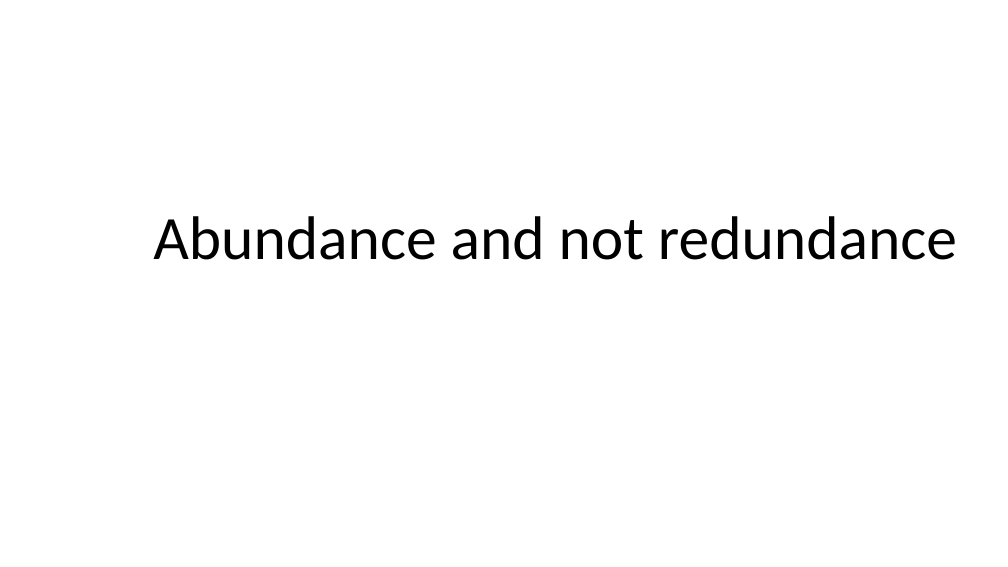
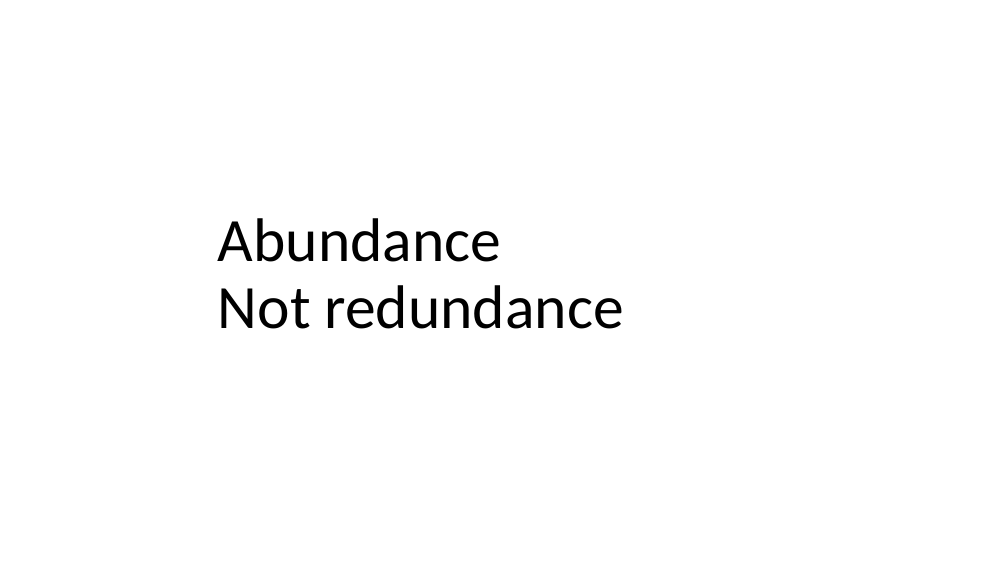
Before and after one commit to vaishnavitv/Assets-and-Publications, a slide deck: slide 20 of Speaking-Engagements/2024/Vancouver.dev/Presentation/ND-Product-Design.pptx (slide 18 before the commit). Drawn at 1008x567 pixels with LibreOffice and Linux fonts; fonts in the diff are those of the drawing. Boxes give left, top, right and bottom in pixels: in the first picture for what was removed or moved away, otherwise in the second. Text is boxed around its words. In the diff, an @@ line names an element or a change of style, - is before the commit and + after.

Commit message:
Add some slides

```diff
--- a/Speaking-Engagements/2024/Vancouver.dev/Presentation/ND-Product-Design.pptx
+++ b/Speaking-Engagements/2024/Vancouver.dev/Presentation/ND-Product-Design.pptx
@@ title at [218,218,624,329]: text changed @@
-Abundance and not redundance
+Abundance
+Not redundance
```
Also in this commit, not shown: 3 other slides changed, 6 slides added, 2 slides removed, 1 other file.
